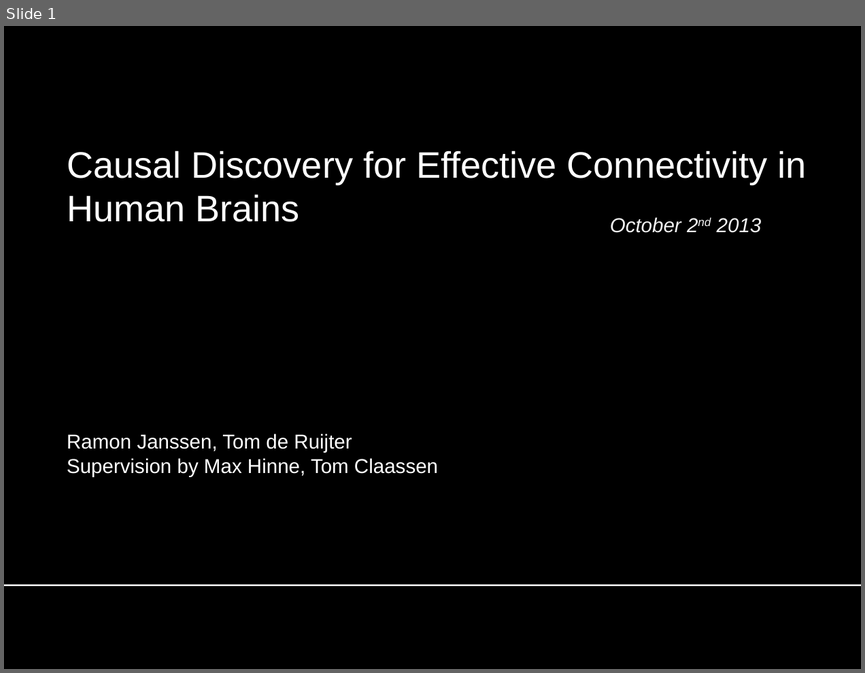
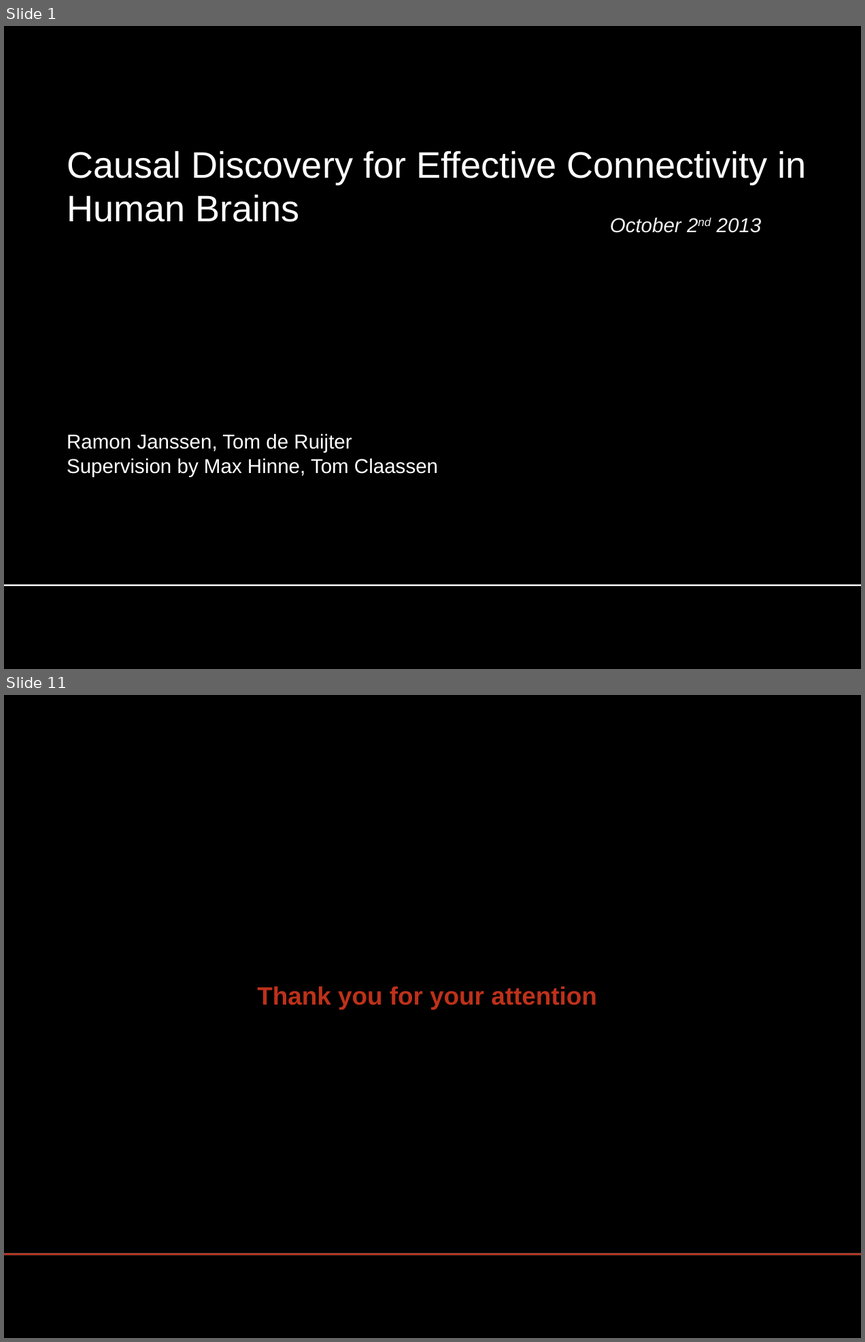
Before and after one commit to tomderuijter/EMS-PC, a slide deck: docs/proposal presentation/Proposal presentation.pptx. Shown one above the other, each under a label of ours: slide 1 before the commit, slides 1 and 11 after it; the slides between them are not shown. The pictures are 865x673 and 865x1342 pixels, drawn with LibreOffice and Linux fonts; fonts in the diff are those of the drawing; background and template pictures are left out. Boxes give left, top, right and bottom in pixels: in the first picture for what was removed or moved away, otherwise in the second. Text is boxed around its words. In the diff, an @@ line names an element or a change of style, - is before the commit and + after.

```diff
--- a/docs/proposal presentation/Proposal presentation.pptx
+++ b/docs/proposal presentation/Proposal presentation.pptx
@@ slide 11 added at <box>4,695,861,1338</box>, background picture (left out); not listed: 1 template element that a slide beside it also shows @@
@@ title added at <box>257,986,597,1010</box>, 30 pt, text #BE311A, bold @@
+Thank you for your attention
@@ line added from (4, 1254) to (861, 1254), #BE311A 2 pt @@
```
Also in this commit, not shown: 9 other slides added, 1 slide removed, 18 other files.
